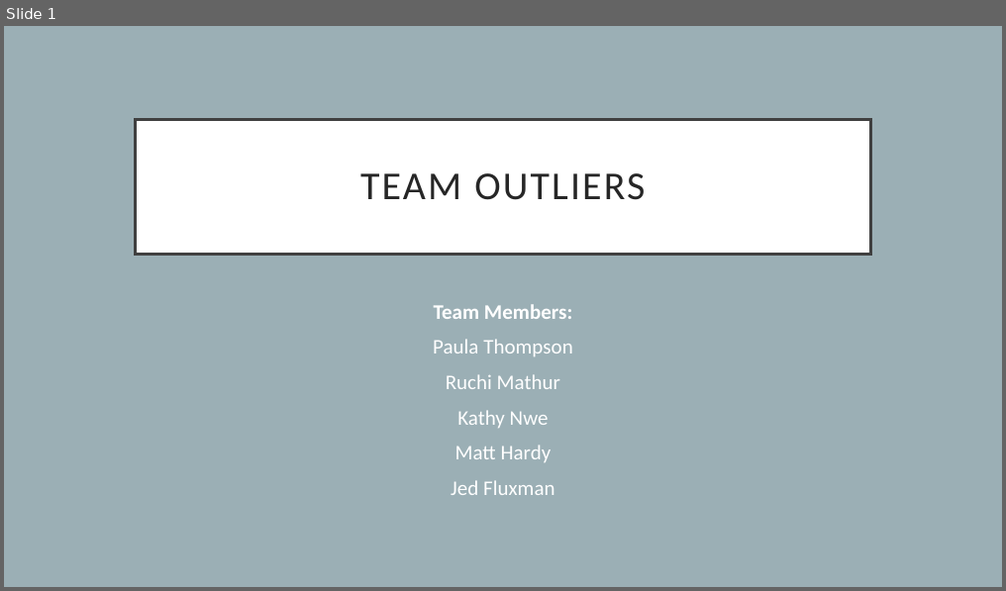
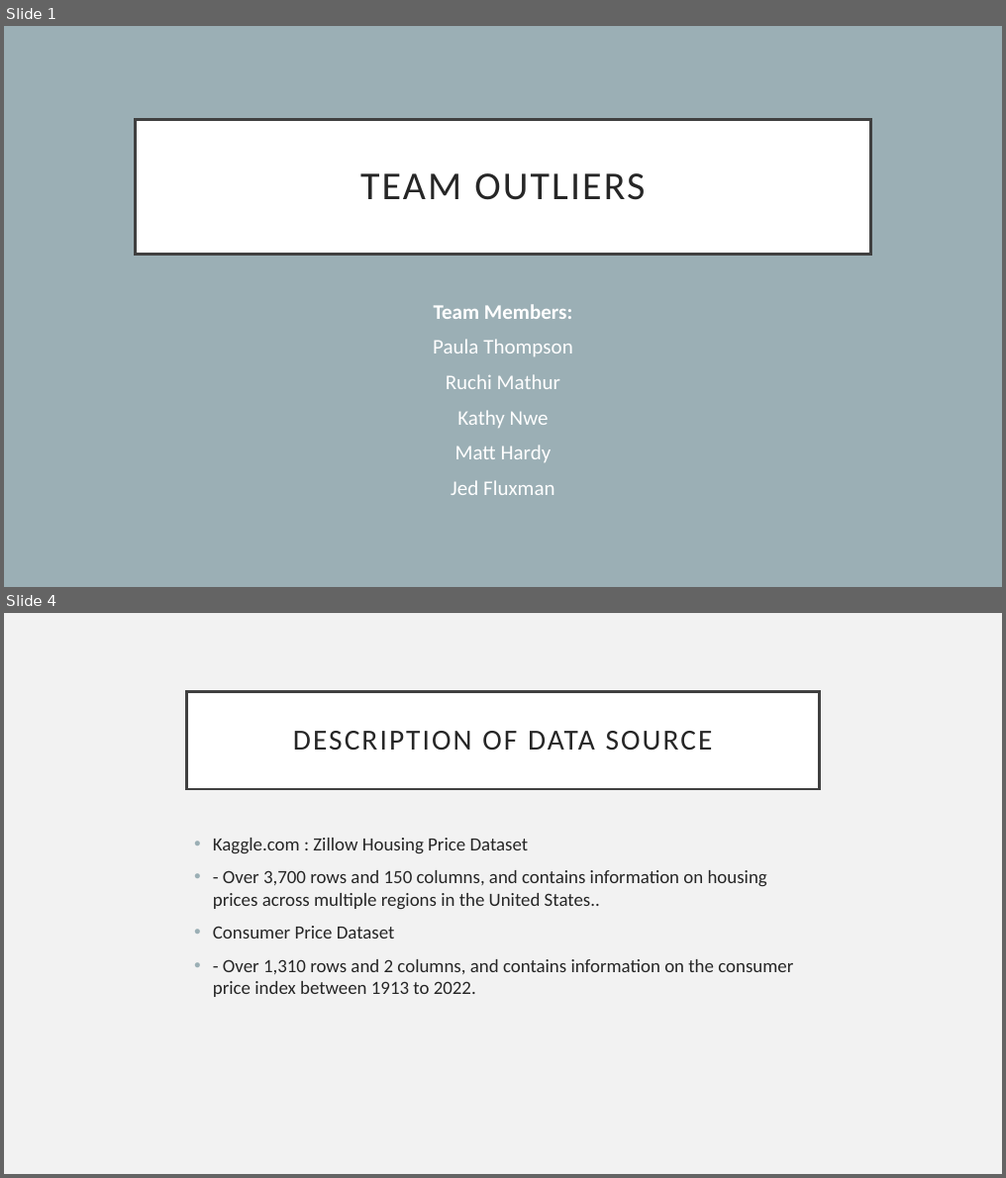
Before and after one commit to pbthompson92/Final_Project_Outliers, a slide deck: Presentation1.pptx. Shown one above the other, each under a label of ours: slide 1 before the commit, slides 1 and 4 after it; the slides between them are not shown. The pictures are 1006x591 and 1006x1178 pixels, drawn with LibreOffice and Linux fonts; fonts in the diff are those of the drawing. Boxes give left, top, right and bottom in pixels: in the first picture for what was removed or moved away, otherwise in the second. Text is boxed around its words. In the diff, an @@ line names an element or a change of style, - is before the commit and + after.

Commit message:
updated presentation

```diff
--- a/Presentation1.pptx
+++ b/Presentation1.pptx
@@ slide 4 added at (4, 613, 1002, 1174), background #F2F2F2 @@
@@ title added at (187, 691, 819, 789), fill #FFFFFF, outline #404040 2.5 pt, 28 pt, text #262626 @@
+DESCRIPTION OF DATA SOURCE
@@ text added at (213, 838, 793, 997), 18 pt, text #262626 @@
+• Kaggle.com : Zillow Housing Price Dataset
+• - Over 3,700 rows and 150 columns, and contains information on housing prices across multiple regions in the United States..
+• Consumer Price Dataset
+• - Over 1,310 rows and 2 columns, and contains information on the consumer price index between 1913 to 2022.
```
Also in this commit, not shown: 3 other slides added.
